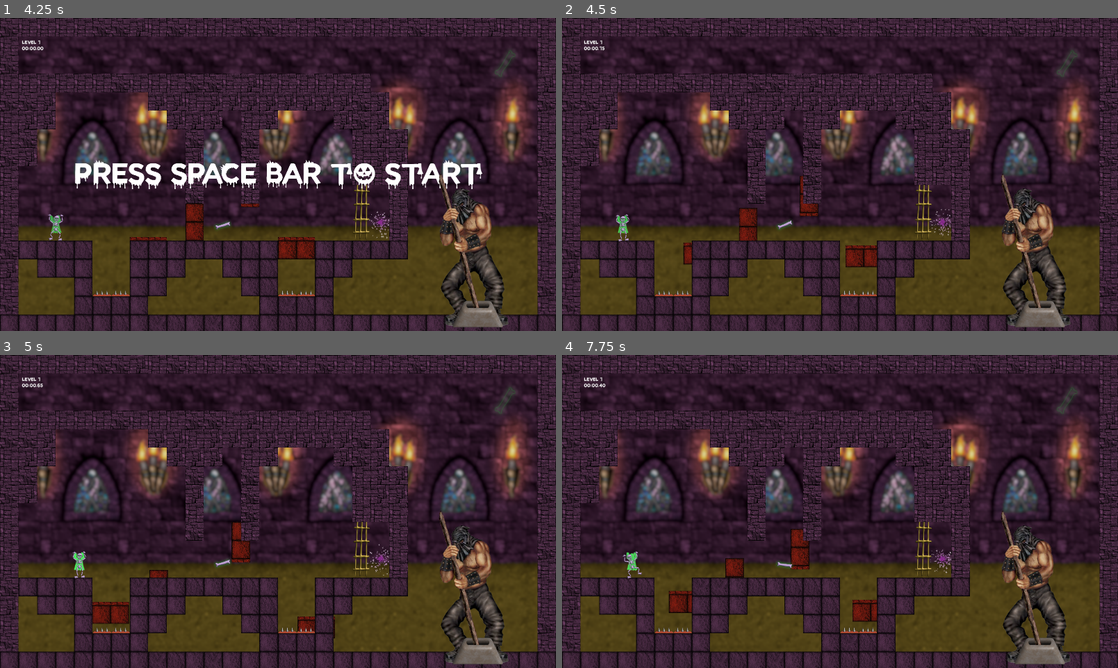
Above: before the commit, frames 1-4 (two rows, left to right).
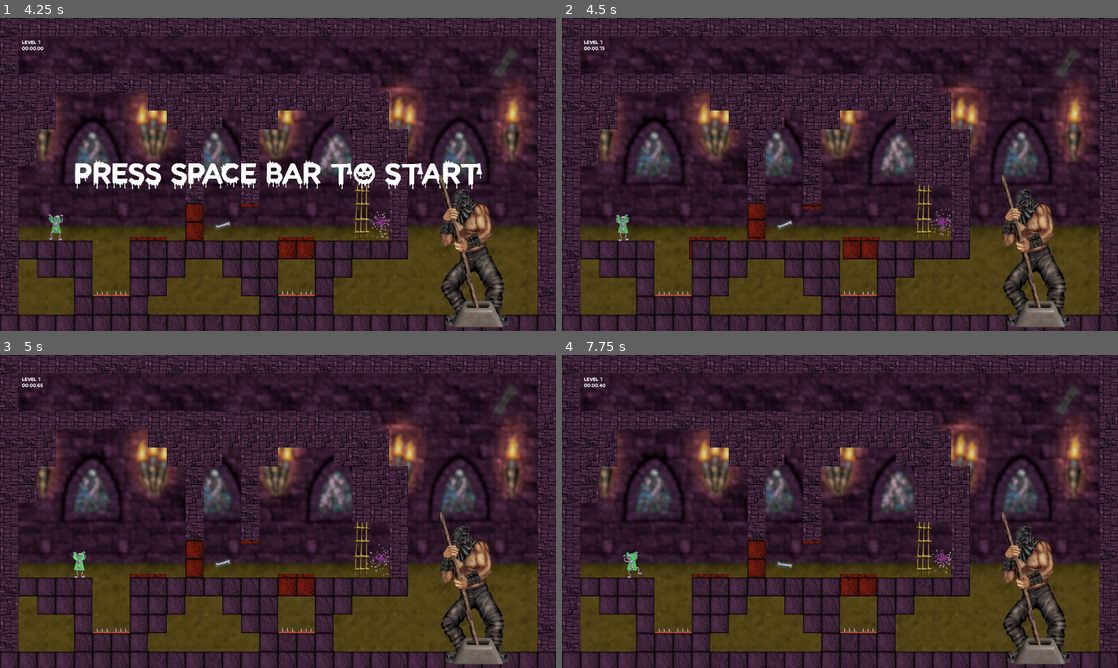
Above: after the commit, the same moments.

Repository: Drew-Wagner/Spectros
Game: Godot game, scene res://scenes/main_menu.tscn
Same seed, same stepped clock (60 frames per second), same inputs: the game is played once before the commit and once after it.
Inputs:
- Up to frame 1 (4.25 s): click "PRESS SPACE BAR TO BEGIN" at 0.5 s; tap Space (toggle) at 1.25, 1.35, 2.1, 2.85, 3.6 s
- Up to frame 2 (4.5 s): tap Space (toggle) at 4.25, 4.35 s
- Up to frame 3 (5 s): no input
- Up to frame 4 (7.75 s): tap Space (toggle) at 5.1, 5.85, 6.6, 7.25, 7.35 s

Frame 1 is identical in both runs. In frame 2, 1.3% of the frame differs, in the area x 21-58%, y 50-80%; in frame 3, 1.9%; in frame 4, 2.1%, in the area x 19-57%, y 55-86%.

Commit message:
Setup the new platforms in all levels

Diff:
--- a/scenes/elements/platform.tscn
+++ b/scenes/elements/platform.tscn
@@ -3,14 +3,13 @@
 [ext_resource type="Script" path="res://scripts/Platform.gd" id="1_3c0oq"]
 [ext_resource type="Texture2D" uid="uid://u7pfs2ev51gm" path="res://materials/plateformes_bois.png" id="2_qtaqy"]
 
-[sub_resource type="RectangleShape2D" id="RectangleShape2D_lchsa"]
+[sub_resource type="RectangleShape2D" id="RectangleShape2D_fcw3d"]
 size = Vector2(130, 65)
 
 [node name="Platform" type="AnimatableBody2D"]
 script = ExtResource("1_3c0oq")
 speed = 256.0
 width = 2
-waypoints = Array[Vector2]([Vector2(0, 0)])
 texture = ExtResource("2_qtaqy")
 
 [node name="Sprite2D" type="Sprite2D" parent="."]
--- a/scenes/levels/Level2.tscn
+++ b/scenes/levels/Level2.tscn
@@ -1,8 +1,7 @@
-[gd_scene load_steps=15 format=3 uid="uid://dmb6yaqqbdgor"]
+[gd_scene load_steps=17 format=3 uid="uid://dmb6yaqqbdgor"]
 
 [ext_resource type="Script" path="res://scripts/base_level.gd" id="1_g1cww"]
 [ext_resource type="Texture2D" uid="uid://bm2gfylya18x6" path="res://materials/enn_citrouille03.png" id="2_0w4ic"]
-[ext_resource type="PackedScene" uid="uid://cu4qk30gh72x8" path="res://scenes/elements/moving_platform.tscn" id="2_f56am"]
 [ext_resource type="TileSet" uid="uid://8jd3eqwvtp76" path="res://tilesets/tileset.tres" id="2_uqvsa"]
 [ext_resource type="PackedScene" uid="uid://dokw05n2dslui" path="res://scenes/elements/toggleable_spikes.tscn" id="3_utycn"]
 [ext_resource type="PackedScene" uid="uid://1m2siku6krim" path="res://scenes/elements/door.tscn" id="4_2fmj7"]
@@ -11,7 +10,10 @@
 [ext_resource type="PackedScene" uid="uid://hnygefrtotfx" path="res://scenes/elements/bone.tscn" id="5_36hil"]
 [ext_resource type="PackedScene" uid="uid://ck2m2kpsthl3l" path="res://scenes/elements/stasis_field.tscn" id="7_jn4cx"]
 [ext_resource type="PackedScene" uid="uid://xynpr4h0gdnx" path="res://scenes/enemies/enemy_bat.tscn" id="8_obauu"]
+[ext_resource type="PackedScene" uid="uid://cjcnnvu3yseel" path="res://scenes/elements/platform.tscn" id="12_hox0a"]
 [ext_resource type="PackedScene" uid="uid://c1tvdb40a26y0" path="res://scenes/elements/finish_area.tscn" id="12_yejf2"]
+[ext_resource type="Texture2D" uid="uid://70ptu8emrfhe" path="res://materials/tiles_orange_simple.png" id="13_k8utg"]
+[ext_resource type="Texture2D" uid="uid://dp7gquw16g4xd" path="res://materials/border_orange.png" id="14_htp2h"]
 
 [sub_resource type="RectangleShape2D" id="RectangleShape2D_emyvp"]
 size = Vector2(1792, 1024)
@@ -115,19 +117,6 @@
 
 [node name="DynamicEnvironment" type="Node" parent="."]
 
-[node name="MovingPlatform" parent="DynamicEnvironment" instance=ExtResource("2_f56am")]
-position = Vector2(288, 288)
-rotation = 1.5708
-orientation = 1
-on_position = Vector2(0, -128)
-
-[node name="MovingPlatform2" parent="DynamicEnvironment" node_paths=PackedStringArray("sprite") instance=ExtResource("2_f56am")]
-position = Vector2(352, 288)
-rotation = 1.5708
-orientation = 1
-sprite = NodePath("../MovingPlatform/MovingPlatform/Sprite2D")
-on_position = Vector2(0, -128)
-
 [node name="ToggleableSpikes" parent="DynamicEnvironment" instance=ExtResource("3_utycn")]
 position = Vector2(288, 608)
 
@@ -142,16 +131,6 @@
 rotation = 3.14159
 stasis_range = 3.0
 
-[node name="MovingPlatform3" parent="DynamicEnvironment" node_paths=PackedStringArray("sprite") instance=ExtResource("2_f56am")]
-position = Vector2(864, 672)
-sprite = NodePath("../MovingPlatform/MovingPlatform/Sprite2D")
-on_position = Vector2(0, -384)
-
-[node name="MovingPlatform4" parent="DynamicEnvironment" node_paths=PackedStringArray("sprite") instance=ExtResource("2_f56am")]
-position = Vector2(928, 672)
-sprite = NodePath("../MovingPlatform/MovingPlatform/Sprite2D")
-on_position = Vector2(0, -384)
-
 [node name="ToggleableSpikes4" parent="DynamicEnvironment" instance=ExtResource("3_utycn")]
 position = Vector2(1056, 224)
 is_on = true
@@ -166,79 +145,59 @@
 [node name="ToggleableSpikes7" parent="DynamicEnvironment" instance=ExtResource("3_utycn")]
 position = Vector2(1440, 224)
 
-[node name="MovingPlatform5" parent="DynamicEnvironment" node_paths=PackedStringArray("sprite") instance=ExtResource("2_f56am")]
-position = Vector2(1696, 416)
-rotation = -1.57079
-sprite = NodePath("../MovingPlatform/MovingPlatform/Sprite2D")
-
 [node name="ToggleableSpikes8" parent="DynamicEnvironment" instance=ExtResource("3_utycn")]
 position = Vector2(1376, 416)
 
-[node name="MovingPlatform6" parent="DynamicEnvironment" node_paths=PackedStringArray("sprite") instance=ExtResource("2_f56am")]
-position = Vector2(1248, 928)
-sprite = NodePath("../MovingPlatform/MovingPlatform/Sprite2D")
-on_position = Vector2(0, -448)
-
-[node name="MovingPlatform7" parent="DynamicEnvironment" node_paths=PackedStringArray("sprite") instance=ExtResource("2_f56am")]
-position = Vector2(1312, 928)
-sprite = NodePath("../MovingPlatform/MovingPlatform/Sprite2D")
-on_position = Vector2(0, -448)
-
-[node name="MovingPlatform8" parent="DynamicEnvironment" instance=ExtResource("2_f56am")]
-position = Vector2(672, 1056)
-on_position = Vector2(0, -128)
-
-[node name="MovingPlatform9" parent="DynamicEnvironment" node_paths=PackedStringArray("sprite") instance=ExtResource("2_f56am")]
+[node name="Platform" parent="DynamicEnvironment" instance=ExtResource("12_hox0a")]
+position = Vector2(320, 288)
+is_autonomous = false
+is_toggleable = true
+waypoints = Array[Vector2]([Vector2(0, 0), Vector2(2, 0)])
+texture = ExtResource("13_k8utg")
+top_texture = ExtResource("14_htp2h")
+
+[node name="Platform2" parent="DynamicEnvironment" instance=ExtResource("12_hox0a")]
 position = Vector2(736, 1056)
-sprite = NodePath("../MovingPlatform8/MovingPlatform/Sprite2D")
-on_position = Vector2(0, -128)
-
-[node name="MovingPlatform10" parent="DynamicEnvironment" node_paths=PackedStringArray("sprite") instance=ExtResource("2_f56am")]
-position = Vector2(800, 1056)
-sprite = NodePath("../MovingPlatform8/MovingPlatform/Sprite2D")
-on_position = Vector2(0, -128)
-
-[node name="MovingPlatform11" parent="DynamicEnvironment" node_paths=PackedStringArray("sprite") instance=ExtResource("2_f56am")]
-position = Vector2(416, 992)
-rotation = 3.14159
-orientation = 2
-sprite = NodePath("../MovingPlatform8/MovingPlatform/Sprite2D")
-on_position = Vector2(0, -192)
-
-[node name="MovingPlatform12" parent="DynamicEnvironment" node_paths=PackedStringArray("sprite") instance=ExtResource("2_f56am")]
-position = Vector2(352, 992)
-rotation = 3.14159
-orientation = 2
-sprite = NodePath("../MovingPlatform8/MovingPlatform/Sprite2D")
-on_position = Vector2(0, -192)
-
-[node name="MovingPlatform13" parent="DynamicEnvironment" node_paths=PackedStringArray("sprite") instance=ExtResource("2_f56am")]
-position = Vector2(416, 928)
-rotation = 3.14159
-orientation = 2
-sprite = NodePath("../MovingPlatform8/MovingPlatform/Sprite2D")
-on_position = Vector2(0, -192)
-
-[node name="MovingPlatform14" parent="DynamicEnvironment" node_paths=PackedStringArray("sprite") instance=ExtResource("2_f56am")]
-position = Vector2(352, 928)
-rotation = 3.14159
-orientation = 2
-sprite = NodePath("../MovingPlatform8/MovingPlatform/Sprite2D")
-on_position = Vector2(0, -192)
-
-[node name="MovingPlatform15" parent="DynamicEnvironment" node_paths=PackedStringArray("sprite") instance=ExtResource("2_f56am")]
-position = Vector2(416, 864)
-rotation = 3.14159
-orientation = 2
-sprite = NodePath("../MovingPlatform8/MovingPlatform/Sprite2D")
-on_position = Vector2(0, -192)
-
-[node name="MovingPlatform16" parent="DynamicEnvironment" node_paths=PackedStringArray("sprite") instance=ExtResource("2_f56am")]
-position = Vector2(352, 864)
-rotation = 3.14159
-orientation = 2
-sprite = NodePath("../MovingPlatform8/MovingPlatform/Sprite2D")
-on_position = Vector2(0, -192)
+is_autonomous = false
+is_toggleable = true
+width = 3
+waypoints = Array[Vector2]([Vector2(0, 0), Vector2(0, -2)])
+texture = ExtResource("13_k8utg")
+top_texture = ExtResource("14_htp2h")
+
+[node name="Platform3" parent="DynamicEnvironment" instance=ExtResource("12_hox0a")]
+position = Vector2(1280, 928)
+is_autonomous = false
+is_toggleable = true
+waypoints = Array[Vector2]([Vector2(0, 0), Vector2(0, -7)])
+texture = ExtResource("13_k8utg")
+top_texture = ExtResource("14_htp2h")
+
+[node name="Platform4" parent="DynamicEnvironment" instance=ExtResource("12_hox0a")]
+position = Vector2(1696, 416)
+is_autonomous = false
+is_toggleable = true
+width = 1
+waypoints = Array[Vector2]([Vector2(0, 0), Vector2(-1, 0)])
+texture = ExtResource("13_k8utg")
+left_texture = ExtResource("14_htp2h")
+
+[node name="Platform5" parent="DynamicEnvironment" instance=ExtResource("12_hox0a")]
+position = Vector2(896, 672)
+is_autonomous = false
+is_toggleable = true
+waypoints = Array[Vector2]([Vector2(0, 0), Vector2(0, -6)])
+texture = ExtResource("13_k8utg")
+top_texture = ExtResource("14_htp2h")
+
+[node name="Platform6" parent="DynamicEnvironment" instance=ExtResource("12_hox0a")]
+position = Vector2(384, 928)
+is_autonomous = false
+is_toggleable = true
+height = 3
+waypoints = Array[Vector2]([Vector2(0, 0), Vector2(0, 3)])
+texture = ExtResource("13_k8utg")
+top_texture = ExtResource("14_htp2h")
 
 [node name="FinishArea2" parent="." instance=ExtResource("12_yejf2")]
 position = Vector2(-800, 256)
--- a/scenes/levels/Level3.tscn
+++ b/scenes/levels/Level3.tscn
@@ -84,7 +84,7 @@
 position = Vector2(-384, 288)
 is_autonomous = false
 is_toggleable = true
-waypoints = Array[Vector2]([Vector2(0, 0), Vector2(-128, 0)])
+waypoints = Array[Vector2]([Vector2(0, 0), Vector2(-2, 0)])
 texture = ExtResource("9_74amt")
 top_texture = ExtResource("10_73wi0")
 
@@ -92,7 +92,7 @@
 position = Vector2(128, 288)
 is_autonomous = false
 is_toggleable = true
-waypoints = Array[Vector2]([Vector2(0, 0), Vector2(128, 0)])
+waypoints = Array[Vector2]([Vector2(0, 0), Vector2(2, 0)])
 texture = ExtResource("9_74amt")
 top_texture = ExtResource("10_73wi0")
 
@@ -102,7 +102,7 @@
 is_toggleable = true
 width = 1
 height = 2
-waypoints = Array[Vector2]([Vector2(0, 0), Vector2(0, -128)])
+waypoints = Array[Vector2]([Vector2(0, 0), Vector2(0, -2)])
 texture = ExtResource("9_74amt")
 bottom_texture = ExtResource("10_73wi0")
 
@@ -112,7 +112,7 @@
 is_toggleable = true
 width = 1
 height = 2
-waypoints = Array[Vector2]([Vector2(0, 0), Vector2(0, 128)])
+waypoints = Array[Vector2]([Vector2(0, 0), Vector2(0, 2)])
 texture = ExtResource("9_74amt")
 bottom_texture = ExtResource("10_73wi0")
 
--- a/scenes/levels/Level4.tscn
+++ b/scenes/levels/Level4.tscn
@@ -1,11 +1,13 @@
-[gd_scene load_steps=11 format=3 uid="uid://dqm3usquyv1l4"]
+[gd_scene load_steps=13 format=3 uid="uid://dqm3usquyv1l4"]
 
 [ext_resource type="Script" path="res://scripts/base_level.gd" id="1_ofp7a"]
 [ext_resource type="TileSet" uid="uid://8jd3eqwvtp76" path="res://tilesets/tileset.tres" id="2_icp6s"]
 [ext_resource type="PackedScene" uid="uid://hnygefrtotfx" path="res://scenes/elements/bone.tscn" id="3_rgctd"]
 [ext_resource type="PackedScene" uid="uid://xynpr4h0gdnx" path="res://scenes/enemies/enemy_bat.tscn" id="4_uwm6b"]
-[ext_resource type="PackedScene" uid="uid://cu4qk30gh72x8" path="res://scenes/elements/moving_platform.tscn" id="5_x3tx2"]
+[ext_resource type="Texture2D" uid="uid://70ptu8emrfhe" path="res://materials/tiles_orange_simple.png" id="6_ipcd7"]
+[ext_resource type="PackedScene" uid="uid://cjcnnvu3yseel" path="res://scenes/elements/platform.tscn" id="6_lo2fk"]
 [ext_resource type="PackedScene" uid="uid://drgbe6551a4os" path="res://scenes/elements/spikes.tscn" id="6_ooy8t"]
+[ext_resource type="Texture2D" uid="uid://dp7gquw16g4xd" path="res://materials/border_orange.png" id="7_1adhs"]
 [ext_resource type="PackedScene" uid="uid://1m2siku6krim" path="res://scenes/elements/door.tscn" id="7_jo7cc"]
 [ext_resource type="PackedScene" uid="uid://c1tvdb40a26y0" path="res://scenes/elements/finish_area.tscn" id="8_oiy8w"]
 
@@ -57,57 +59,53 @@
 
 [node name="Interactables" type="Node" parent="."]
 
-[node name="MovingPlatform" parent="Interactables" instance=ExtResource("5_x3tx2")]
-position = Vector2(352, 736)
-on_position = Vector2(0, -128)
+[node name="Platform" parent="Interactables" instance=ExtResource("6_lo2fk")]
+position = Vector2(352, 704)
+is_autonomous = false
+is_toggleable = true
+width = 1
+height = 2
+waypoints = Array[Vector2]([Vector2(0, 0), Vector2(0, -2)])
+texture = ExtResource("6_ipcd7")
+bottom_texture = ExtResource("7_1adhs")
 
-[node name="MovingPlatform2" parent="Interactables" instance=ExtResource("5_x3tx2")]
-position = Vector2(352, 672)
-on_position = Vector2(0, -128)
+[node name="Platform2" parent="Interactables" instance=ExtResource("6_lo2fk")]
+position = Vector2(544, 576)
+is_autonomous = false
+is_toggleable = true
+width = 1
+height = 2
+waypoints = Array[Vector2]([Vector2(0, 0), Vector2(0, 2)])
+texture = ExtResource("6_ipcd7")
+bottom_texture = ExtResource("7_1adhs")
 
-[node name="MovingPlatform3" parent="Interactables" instance=ExtResource("5_x3tx2")]
-position = Vector2(992, 672)
-on_position = Vector2(0, -128)
+[node name="Platform3" parent="Interactables" instance=ExtResource("6_lo2fk")]
+position = Vector2(768, 800)
+is_autonomous = false
+is_toggleable = true
+waypoints = Array[Vector2]([Vector2(0, 0), Vector2(-2, 0)])
+texture = ExtResource("6_ipcd7")
+top_texture = ExtResource("7_1adhs")
 
-[node name="MovingPlatform4" parent="Interactables" instance=ExtResource("5_x3tx2")]
-position = Vector2(992, 744)
-on_position = Vector2(0, -128)
+[node name="Platform4" parent="Interactables" instance=ExtResource("6_lo2fk")]
+position = Vector2(992, 704)
+is_autonomous = false
+is_toggleable = true
+width = 1
+height = 2
+waypoints = Array[Vector2]([Vector2(0, 0), Vector2(0, -2)])
+texture = ExtResource("6_ipcd7")
+bottom_texture = ExtResource("7_1adhs")
 
-[node name="MovingPlatform5" parent="Interactables" instance=ExtResource("5_x3tx2")]
-position = Vector2(1184, 536)
-rotation = 3.14159
-orientation = 2
-on_position = Vector2(0, -128)
-
-[node name="MovingPlatform6" parent="Interactables" instance=ExtResource("5_x3tx2")]
-position = Vector2(1184, 608)
-rotation = 3.14159
-orientation = 2
-on_position = Vector2(0, -128)
-
-[node name="MovingPlatform7" parent="Interactables" instance=ExtResource("5_x3tx2")]
-position = Vector2(544, 608)
-rotation = 3.14159
-orientation = 2
-on_position = Vector2(0, -128)
-
-[node name="MovingPlatform8" parent="Interactables" instance=ExtResource("5_x3tx2")]
-position = Vector2(544, 544)
-rotation = 3.14159
-orientation = 2
-on_position = Vector2(0, -128)
-
-[node name="MovingPlatform9" parent="Interactables" instance=ExtResource("5_x3tx2")]
-position = Vector2(736, 800)
-rotation = -1.5708
-orientation = 3
-on_position = Vector2(0, -128)
-
-[node name="MovingPlatform10" parent="Interactables" instance=ExtResource("5_x3tx2")]
-position = Vector2(800, 800)
-rotation = -1.5708
-orientation = 3
-on_position = Vector2(0, -128)
+[node name="Platform5" parent="Interactables" instance=ExtResource("6_lo2fk")]
+position = Vector2(1184, 576)
+is_autonomous = false
+is_toggleable = true
+width = 1
+height = 2
+waypoints = Array[Vector2]([Vector2(0, 0), Vector2(0, 2)])
+texture = ExtResource("6_ipcd7")
+bottom_texture = ExtResource("7_1adhs")
 
 [node name="Hazard" type="Node" parent="."]
 
--- a/scenes/levels/level_1.tscn
+++ b/scenes/levels/level_1.tscn
@@ -7,10 +7,13 @@
 [ext_resource type="PackedScene" uid="uid://xynpr4h0gdnx" path="res://scenes/enemies/enemy_bat.tscn" id="4_jtrpp"]
 [ext_resource type="PackedScene" uid="uid://drgbe6551a4os" path="res://scenes/elements/spikes.tscn" id="5_3yoxd"]
 [ext_resource type="PackedScene" uid="uid://ck2m2kpsthl3l" path="res://scenes/elements/stasis_field.tscn" id="6_h0qxl"]
+[ext_resource type="PackedScene" uid="uid://cjcnnvu3yseel" path="res://scenes/elements/platform.tscn" id="7_fpliy"]
 [ext_resource type="PackedScene" uid="uid://dokw05n2dslui" path="res://scenes/elements/toggleable_spikes.tscn" id="7_shr2y"]
-[ext_resource type="PackedScene" uid="uid://cu4qk30gh72x8" path="res://scenes/elements/moving_platform.tscn" id="8_1hkxh"]
+[ext_resource type="Texture2D" uid="uid://70ptu8emrfhe" path="res://materials/tiles_orange_simple.png" id="8_exlec"]
+[ext_resource type="Texture2D" uid="uid://dp7gquw16g4xd" path="res://materials/border_orange.png" id="9_5gxpe"]
+[ext_resource type="Texture2D" uid="uid://bqfvlivebk645" path="res://materials/platform_gray_thin.png" id="10_m6pvq"]
 [ext_resource type="PackedScene" uid="uid://1m2siku6krim" path="res://scenes/elements/door.tscn" id="10_v55gd"]
-[ext_resource type="PackedScene" uid="uid://b7y8b7rwio6py" path="res://scenes/elements/trap.tscn" id="11_vto20"]
+[ext_resource type="Texture2D" uid="uid://c3a16eky6ynqf" path="res://materials/platform_gray_thin_border.png" id="11_dr7lh"]
 [ext_resource type="PackedScene" uid="uid://c1tvdb40a26y0" path="res://scenes/elements/finish_area.tscn" id="12_ju5uy"]
 
 [sub_resource type="RectangleShape2D" id="RectangleShape2D_emyvp"]
@@ -87,6 +90,43 @@
 position = Vector2(416, 288)
 rotation = 1.57079
 
+[node name="Platforms" type="Node" parent="."]
+
+[node name="Platform" parent="Platforms" instance=ExtResource("7_fpliy")]
+position = Vector2(480, 480)
+is_autonomous = false
+is_toggleable = true
+width = 3
+waypoints = Array[Vector2]([Vector2(0, 0), Vector2(0, -1)])
+texture = ExtResource("8_exlec")
+top_texture = ExtResource("9_5gxpe")
+
+[node name="Platform2" parent="Platforms" instance=ExtResource("7_fpliy")]
+position = Vector2(1056, 384)
+is_autonomous = false
+is_toggleable = true
+width = 1
+height = 2
+waypoints = Array[Vector2]([Vector2(0, 0), Vector2(0, 2)])
+texture = ExtResource("8_exlec")
+top_texture = ExtResource("9_5gxpe")
+
+[node name="Platform3" parent="Platforms" instance=ExtResource("7_fpliy")]
+position = Vector2(832, 456)
+is_autonomous = false
+is_toggleable = true
+waypoints = Array[Vector2]([Vector2(0, 0), Vector2(2, 0)])
+texture = ExtResource("10_m6pvq")
+top_texture = ExtResource("11_dr7lh")
+
+[node name="Platform4" parent="Platforms" instance=ExtResource("7_fpliy")]
+position = Vector2(1280, 456)
+is_autonomous = false
+is_toggleable = true
+waypoints = Array[Vector2]([Vector2(0, 0), Vector2(2, 0)])
+texture = ExtResource("10_m6pvq")
+top_texture = ExtResource("11_dr7lh")
+
 [node name="StasisField" parent="." instance=ExtResource("6_h0qxl")]
 position = Vector2(224, -288)
 rotation = -3.14159
@@ -98,42 +138,9 @@
 unique_name_in_owner = true
 position = Vector2(-416, -64)
 
-[node name="MovingPlatform" parent="." instance=ExtResource("8_1hkxh")]
-position = Vector2(-352, -32)
-
-[node name="MovingPlatform2" parent="." node_paths=PackedStringArray("sprite") instance=ExtResource("8_1hkxh")]
-position = Vector2(-416, -32)
-sprite = NodePath("../MovingPlatform/MovingPlatform/Sprite2D")
-
-[node name="MovingPlatform3" parent="." node_paths=PackedStringArray("sprite") instance=ExtResource("8_1hkxh")]
-position = Vector2(-480, -32)
-sprite = NodePath("../MovingPlatform/MovingPlatform/Sprite2D")
-
-[node name="MovingPlatform4" parent="." node_paths=PackedStringArray("sprite") instance=ExtResource("8_1hkxh")]
-position = Vector2(160, -96)
-rotation = 3.14159
-orientation = 2
-sprite = NodePath("../MovingPlatform/MovingPlatform/Sprite2D")
-on_position = Vector2(0, -128)
-
-[node name="MovingPlatform5" parent="." node_paths=PackedStringArray("sprite") instance=ExtResource("8_1hkxh")]
-position = Vector2(160, -160)
-rotation = 3.14159
-orientation = 2
-sprite = NodePath("../MovingPlatform/MovingPlatform/Sprite2D")
-on_position = Vector2(0, -128)
-
 [node name="ExitDoor" parent="." instance=ExtResource("10_v55gd")]
 position = Vector2(800, -128)
 is_player_toggleable = false
-
-[node name="Trap" parent="." instance=ExtResource("11_vto20")]
-position = Vector2(-65, -32)
-
-[node name="Trap2" parent="." instance=ExtResource("11_vto20")]
-position = Vector2(512, -32)
-on_position = Vector2(-128, 0)
-is_on = true
 
 [node name="FinishArea" parent="." instance=ExtResource("12_ju5uy")]
 position = Vector2(864, -128)
--- a/scripts/Platform.gd
+++ b/scripts/Platform.gd
@@ -2,8 +2,10 @@
 class_name Platform
 extends AnimatableBody2D
 
+const GRID_UNIT_VALUE = 64
+
 func next_waypoint():
-	target = waypoints[(waypoints.find(target) + 1) % len(waypoints)]
+	target = waypoints_in_pixels[(waypoints_in_pixels.find(target) + 1) % len(waypoints_in_pixels)]
 
 @onready var sprite2D = $Sprite2D
 @onready var collisionShape2D = $CollisionShape2D
@@ -30,11 +32,19 @@
 		_set_sprite2d_region()
 		_set_collision_shape_size()
 
-@export var waypoints: Array[Vector2] = [position]:
+@export var waypoints: Array[Vector2] = [Vector2.ZERO]:
 	set(value):
 		if !value:
-			value = [position]
+			value = [Vector2.ZERO]
 		waypoints = value
+		waypoints_in_pixels = value
+
+var waypoints_in_pixels: Array[Vector2] = [Vector2.ZERO]:
+	set(value):
+		waypoints_in_pixels = []
+		for i in range(value.size()):
+			waypoints_in_pixels.append(value[i] * GRID_UNIT_VALUE)
+
 @export var texture: Texture2D:
 	set(value):
 		texture = value
@@ -64,13 +74,13 @@
 		_waypoint_hint_font = SystemFont.new()
 		_waypoint_hint_font.font_names = ["monospace"]
 	else:
-		for i in len(waypoints):
-			waypoints[i] += position
+		for i in len(waypoints_in_pixels):
+			waypoints_in_pixels[i] += position
 
 	if !Engine.is_editor_hint() and is_toggleable:
 		OnOff.toggle.connect(next_waypoint)
 
-	target = waypoints[0]
+	target = waypoints_in_pixels[0]
 
 func _process(_delta):
 	if Engine.is_editor_hint():
@@ -95,15 +105,15 @@
 
 func _draw():
 	if Engine.is_editor_hint():
-		var packed_waypoints = PackedVector2Array(waypoints)
-		packed_waypoints.append(waypoints[0])
+		var packed_waypoints = PackedVector2Array(waypoints_in_pixels)
+		packed_waypoints.append(waypoints_in_pixels[0])
 
 		var r = 16
 		var color = collisionShape2D.debug_color
 
 		draw_polyline(packed_waypoints, color, 2)
-		for i in len(waypoints):
-			var point = waypoints[i]
+		for i in len(waypoints_in_pixels):
+			var point = waypoints_in_pixels[i]
 
 			draw_circle(point, r, color)
 			draw_string(_waypoint_hint_font, 0.3*r*Vector2.LEFT + 0.25*r*Vector2.DOWN + point, str(i), HORIZONTAL_ALIGNMENT_CENTER, -1, r)
@@ -118,7 +128,7 @@
 		draw_set_transform_matrix(canvas_transform.rotated(PI))
 		draw_texture_rect(
 			bottom_texture,
-			Rect2(-width_pixels / 2, -height_pixels / 2 - bottom_texture.get_height(),
+			Rect2(-width_pixels / 2.0, -height_pixels / 2.0 - bottom_texture.get_height(),
 				  width_pixels, bottom_texture.get_height()), true)
 	if right_texture:
 		draw_set_transform_matrix(canvas_transform.rotated(PI / 2))
Binary file added: materials/platform_gray_thin.png
Not shown, added: materials/platform_gray_thin.png.import
Binary file added: materials/platform_gray_thin_border.png
Not shown, added: materials/platform_gray_thin_border.png.import
Binary file added: materials/platform_orange_thin.png
Not shown, added: materials/platform_orange_thin.png.import
Binary file added: materials/platform_orange_thin_border.png
Not shown, added: materials/platform_orange_thin_border.png.import
Not shown: 2 places in scenes/elements/exit-door.tscn that only renumber resources
Not shown: 1 places in scenes/elements/platform.tscn that only renumber resources
Not shown: 1 places in scenes/levels/level_1.tscn that only renumber resources
